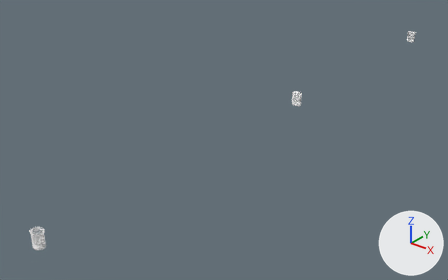
The glTF model src/components/objects/Trashcan/Trashcan.gltf, before and after one commit.
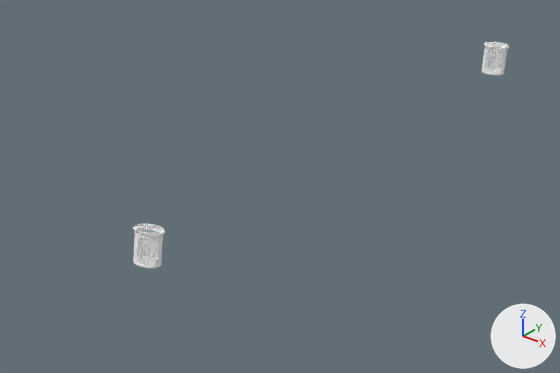
The first picture shows the older version from a camera (50 mm lens) standing at (171.0, -285.0, 125.0) and looking at (-7.0, -62.0, -13.0). The close-ups show both versions on the part from 55% to 97% of the width and 6% to 50% of the height of that picture; other places that the commit changed are outside them. Arrows for +X, +Y and +Z are at lower right; the lights stay in place. Where no turn or scale is listed for an object, it has been applied to the vertices.

The older version as bpy lines, for what is in view:
```python
me_cylinder_003 = bpy.data.meshes.new('Cylinder.003')
me_cylinder_003.from_pydata(...)  # 1040 vertices, 2480 faces; spans x -1.2..1.2, y -1.2..1.2, z -1.63..1.03
me_cylinder_003.materials.append(mat_material_027)  # white #ffffff
me_cylinder_004 = bpy.data.meshes.new('Cylinder.004')
me_cylinder_004.from_pydata(...)  # 1040 vertices, 2480 faces; spans x -1.2..1.2, y -1.2..1.2, z -1.63..1.03
me_cylinder_004.materials.append(mat_material_027)  # white #ffffff
ob_trashcan_001 = bpy.data.objects.new('TrashCan.001', me_cylinder_004)
ob_trashcan_001.location = (13.5, 116.4, 4.7)
ob_trashcan_001.scale = (2.39, 1.91, 2.39)
ob_trashcan_002 = bpy.data.objects.new('TrashCan.002', me_cylinder_003)
ob_trashcan_002.location = (13.5, -27.1, 4.7)
ob_trashcan_002.scale = (2.39, 1.91, 2.39)
```
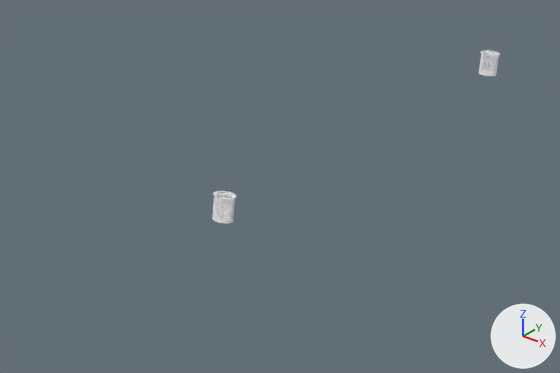
Where the change shows, as pixel boxes (x1, y1, x2, y2) in the close-ups (560 x 373 px):
'TrashCan.002', moved, rescaled (33% narrower, 40% shorter)
    before: (133, 224, 165, 268)
    after: (479, 50, 500, 76)
'TrashCan.001', moved, rescaled (11% narrower)
    before: (482, 42, 509, 75)
    after: (212, 191, 236, 223)

The change, as a list of edits to the scene's bpy script:
```text
Change ob_trashcan_002:
    ob_trashcan_002.location: (13.5, -27.1, 4.7) -> (13.5, 113.5, 4.1)
    ob_trashcan_002.scale: (2.39, 1.91, 2.39) -> (1.86, 1.48, 1.86)
Change ob_trashcan_001:
    ob_trashcan_001.location: (13.5, 116.4, 4.7) -> (13.5, -1.9, 4.1)
    ob_trashcan_001.scale: (2.39, 1.91, 2.39) -> (1.86, 1.48, 1.86)
```
